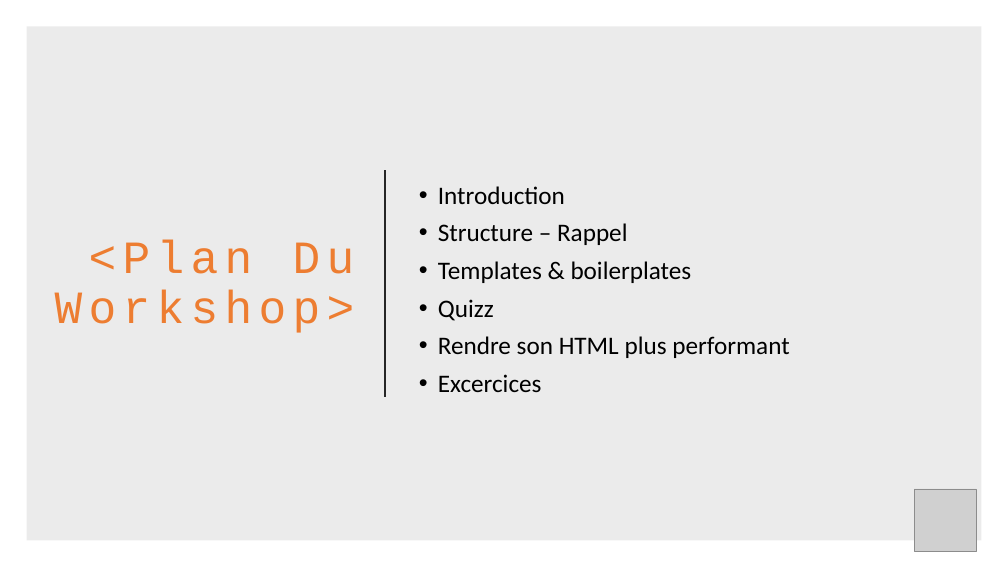
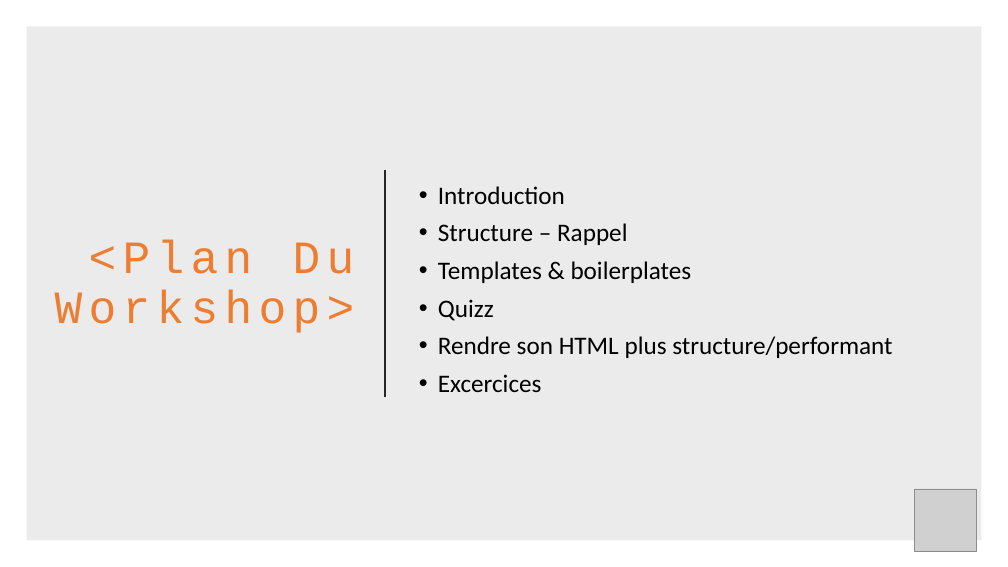
Before and after one commit to CharlotteTusset/Workshop-HTML, a slide deck: slide 2 of Matériel/Workshop - HTML.pptx. Drawn at 1008x567 pixels with LibreOffice and Linux fonts; fonts in the diff are those of the drawing; grey boxes stand for pictures. Boxes give left, top, right and bottom in pixels: in the first picture for what was removed or moved away, otherwise in the second. Text is boxed around its words. In the diff, an @@ line names an element or a change of style, - is before the commit and + after.

```diff
--- a/Matériel/Workshop - HTML.pptx
+++ b/Matériel/Workshop - HTML.pptx
@@ text at (x1=438, y1=336, x2=892, y2=358): text changed @@
-• Rendre son HTML plus performant
+• Rendre son HTML plus structure/performant
```
Also in this commit, not shown: 5 other slides changed, 8 slides removed, 3 other files.
